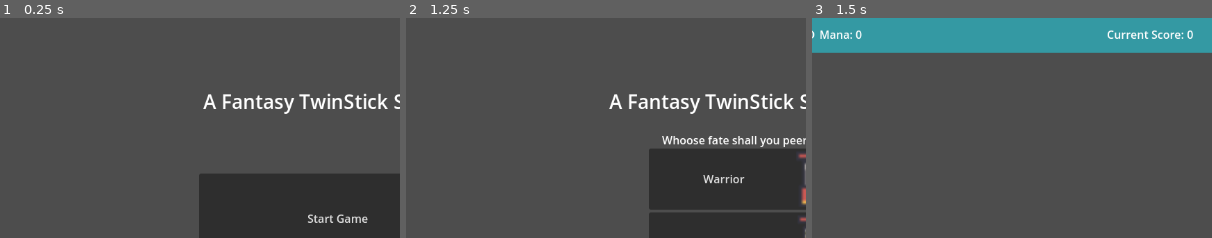
Above: before the commit, frames 1-3 (left to right).
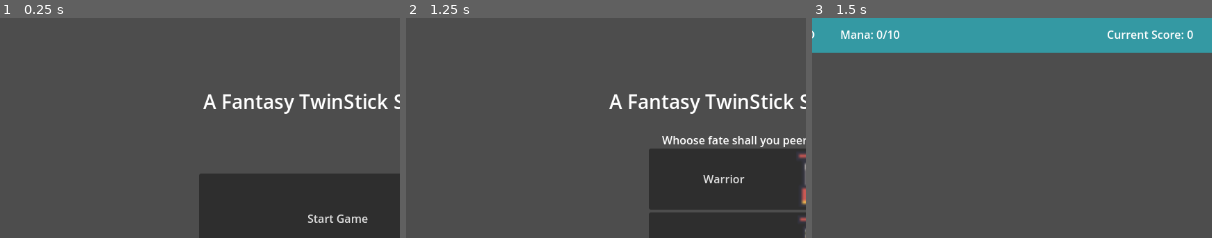
Above: after the commit, the same moments.

Repository: Shadowyish/fantasytss
Game: Godot game, scene res://Assets/Scenes/MainMenu.tscn
The game is run twice, just before and just after one commit, with the same random seed, the same clock (stepped at 60 frames per second) and the same inputs.
Inputs:
- Up to frame 1 (0.25 s): no input
- Up to frame 2 (1.25 s): click "Start Game" at 0.5 s
- Up to frame 3 (1.5 s): click "Warrior" at 1.25 s
The pictures show only the part of the screen within x 8-58%, y 0-50%; the shares and areas given below are measured in that part.

Frames 1-2 are identical in both runs. In frame 3, 0.5% of the frame differs, in the area x 2-22%, y 5-10%.
Error in both runs: Cannot call method 'add_child' on a null value. (res://Assets/Scripts/GameManager.gd:46)

Commit message:
added max mana and hp to ui

Diff:
--- a/tss_godot/Assets/Prefabs/GameUI.tscn
+++ b/tss_godot/Assets/Prefabs/GameUI.tscn
@@ -32,7 +32,8 @@
 offset_right = 78.0
 offset_bottom = 13.0
 grow_vertical = 2
-text = "HP: 100"
+text = "HP: 100/100
+"
 
 [node name="Score" type="Label" parent="CanvasLayer/ColorRect"]
 layout_mode = 1
@@ -70,12 +71,12 @@
 anchors_preset = 4
 anchor_top = 0.5
 anchor_bottom = 0.5
-offset_left = 100.0
+offset_left = 130.0
 offset_top = -13.0
-offset_right = 180.0
+offset_right = 244.0
 offset_bottom = 13.0
 grow_vertical = 2
-text = "Mana: 100"
+text = "Mana: 100/100"
 
 [node name="PausePanel" type="Panel" parent="CanvasLayer"]
 visible = false
--- a/tss_godot/Assets/Scripts/Bow.gd
+++ b/tss_godot/Assets/Scripts/Bow.gd
@@ -22,7 +22,7 @@
 func special():
 	GameManager.player.speed *= 2
 	special_timer.start(special_time)
+	emit_signal("attack_finished")
 
 func end_special():
 	GameManager.player.speed /=2
-	emit_signal("attack_finished")
--- a/tss_godot/Assets/Scripts/UIOverlay.gd
+++ b/tss_godot/Assets/Scripts/UIOverlay.gd
@@ -13,8 +13,8 @@
 	quit_button.pressed.connect(_on_quit_button)
 
 func _process(_delta):
-	hp_label.text =  "HP: " + str(GameManager.player.cur_health) if GameManager.player.cur_health > 0 else "HP: DEAD"
-	mana_label.text = "Mana: " + str(GameManager.player.cur_mana)
+	hp_label.text =  "HP: " + (str(GameManager.player.cur_health) + "/" + str(GameManager.player.health)) if GameManager.player.cur_health > 0 else "HP: DEAD"
+	mana_label.text = "Mana: " + str(GameManager.player.cur_mana) + "/" + str(GameManager.player.mana)
 	score_label.text = "Current Score: " + str(GameManager.game_score)
 	difficulty_threshold_label.text = "Next Difficulty Threshold: " + str(GameManager.next_threshold_cap)
 	#TODO: Change to a signal put out by the GameManager
